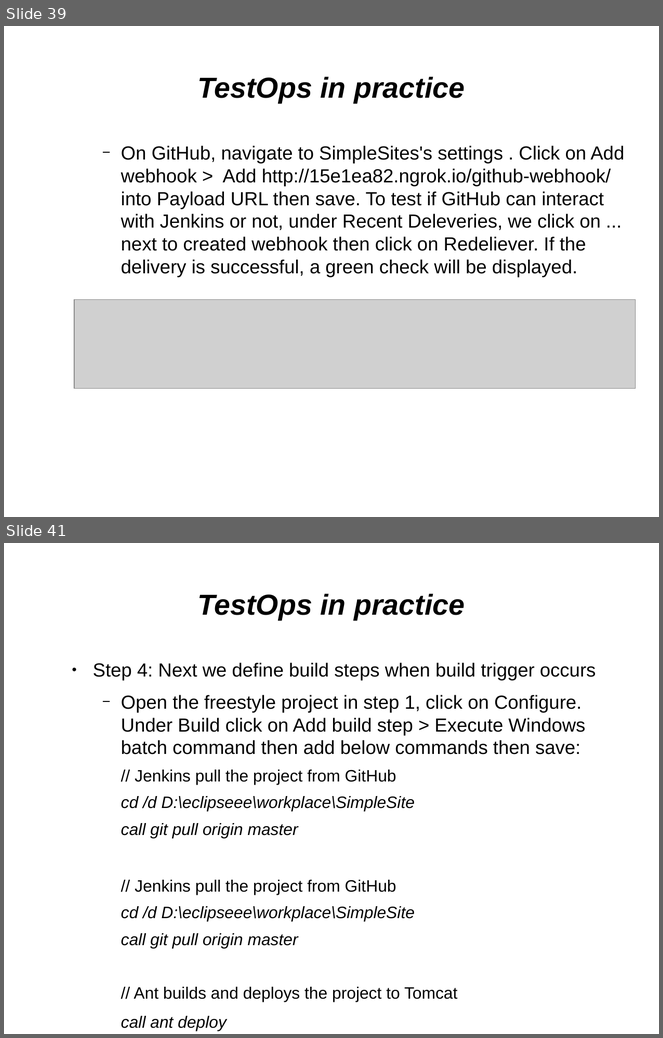
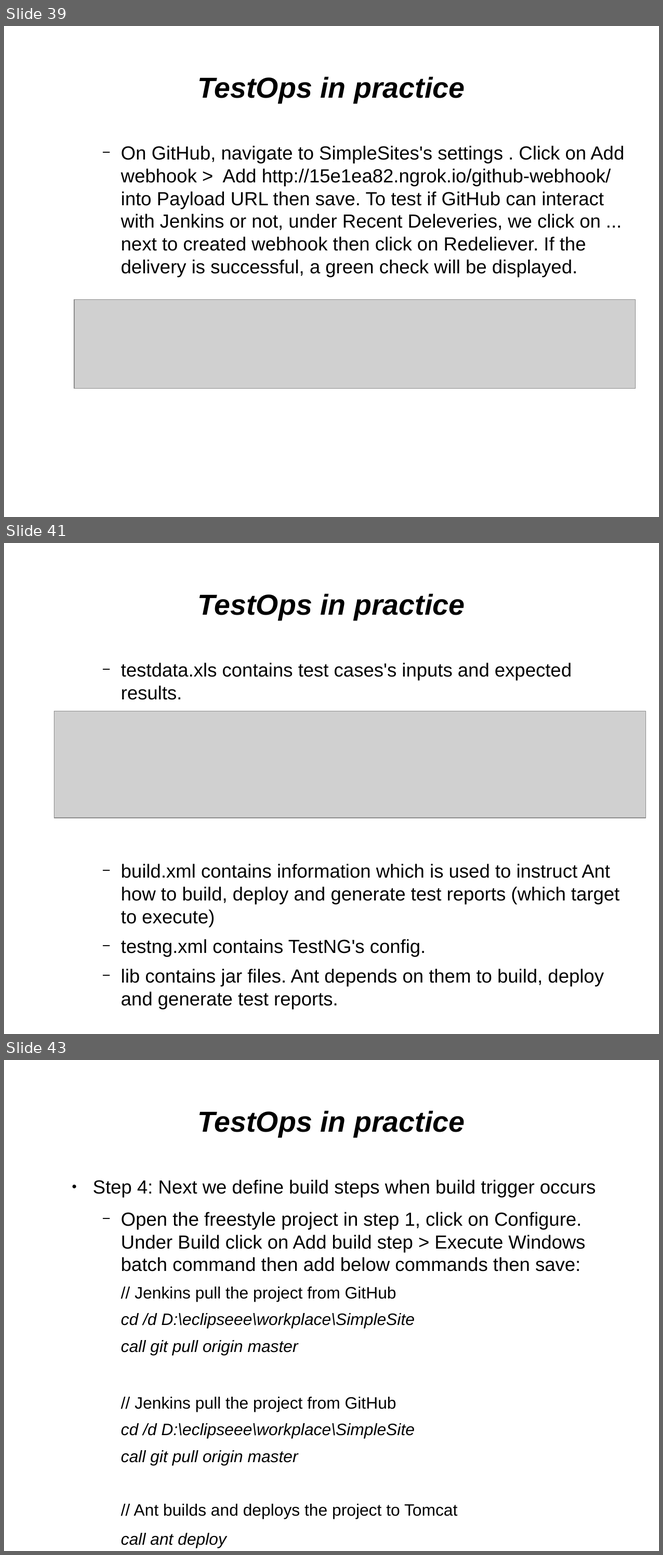
Before and after one commit to kirol/selenium, a slide deck: Selenium & Testops.odp. Shown one above the other, each under a label of ours: slides 39 and 41 before the commit, slides 39, 41 and 43 after it; the slides between them are not shown. The pictures are 663x1038 and 663x1555 pixels, drawn with LibreOffice and Linux fonts; fonts in the diff are those of the drawing; grey boxes stand for pictures. Boxes give left, top, right and bottom in pixels: in the first picture for what was removed or moved away, otherwise in the second. Text is boxed around its words. In the diff, an @@ line names an element or a change of style, - is before the commit and + after.

```diff
--- a/Selenium & Testops.odp
+++ b/Selenium & Testops.odp
@@ slide 41 added at (4,543,659,1034), background #FFFFFF @@
@@ title added at (198,593,465,620), 35 pt, text #000000, bold, italic @@
+TestOps in practice
@@ text added at (121,663,620,987), 23 pt, text #000000 @@
+    − testdata.xls contains test cases's inputs and expected results.
+    − build.xml contains information which is used to instruct Ant how to build, deploy and generate test reports (which target to execute)
+    − testng.xml contains TestNG's config.
+    − lib contains jar files. Ant depends on them to build, deploy and generate test reports.
@@ picture added at (54,711,646,818) @@
@@ what was slide 41 is now slide 43 @@
```
Also in this commit, not shown: 3 slides changed, 2 other slides added, 2 other files.
